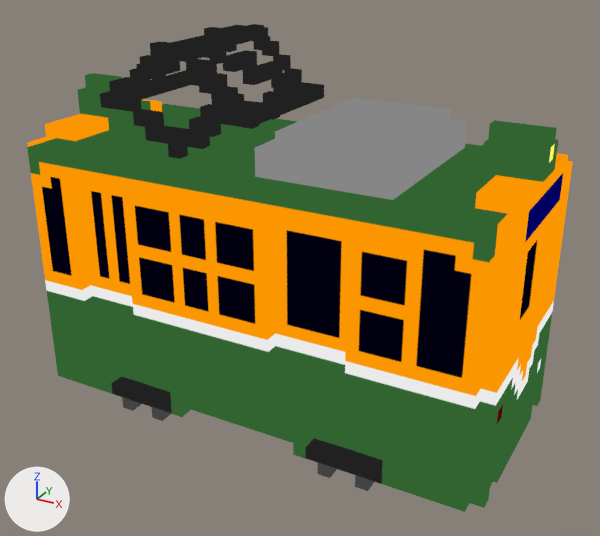
Two versions of the glTF model models/kagoshimashiden1.glb, one commit apart.
The view is the same before and after, from a 50 mm camera at (0.574, -1.037, 0.759) aimed at (0.004, -0.001, 0.241). The axes (+X, +Y, +Z) are drawn at lower left. The lights are the same throughout. The older version comes first. Where no turn or scale is listed for an object, it has been applied to the vertices.

In view in the first picture: 'kagoshimashiden1'.
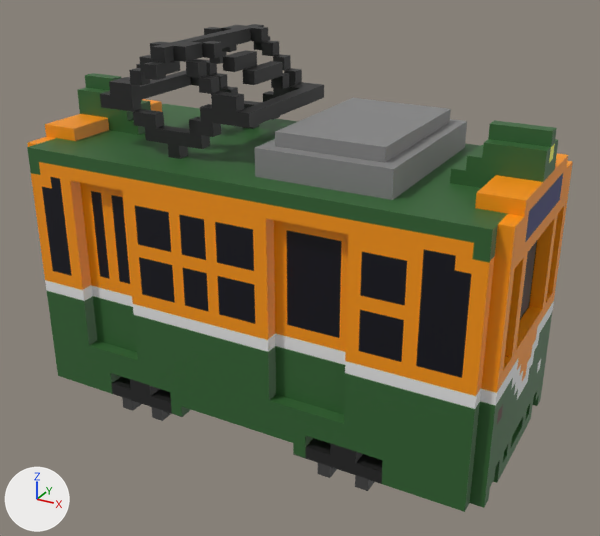
What differs and where, as boxes [x1, y1, x2, y2] in the pictures (600 x 536 px):
```json
{"object": "kagoshimashiden1", "change": "recoloured", "before": [27, 24, 573, 512], "after": [27, 24, 573, 512]}
```

The change, as JSON lines over the scene's bpy script:
```json
{"op": "remove", "block": "mat_material_kagoshimashiden1", "code": "n0 = _N.new('ShaderNodeEmission'); n0.name = 'Emission'"}
{"op": "remove", "block": "mat_material_kagoshimashiden1", "code": "n1 = _N.new('ShaderNodeLightPath'); n1.name = 'Light Path'"}
{"op": "remove", "block": "mat_material_kagoshimashiden1", "code": "n2 = _N.new('ShaderNodeBsdfTransparent'); n2.name = 'Transparent BSDF'"}
{"op": "remove", "block": "mat_material_kagoshimashiden1", "code": "n3 = _N.new('ShaderNodeMixShader'); n3.name = 'Mix Shader'"}
{"op": "add", "block": "mat_material_kagoshimashiden1", "code": "n8 = _N.new('ShaderNodeBsdfPrincipled'); n8.name = 'Principled BSDF'"}
{"block": "mat_material_kagoshimashiden1", "where": "n4 = _N.new('ShaderNodeOutputMaterial'); n4.name = 'Material Output'"}
{"block": "mat_material_kagoshimashiden1", "where": "n5 = _N.new('ShaderNodeMix'); n5.name = 'Mix'"}
{"op": "remove", "block": "mat_material_kagoshimashiden1", "code": "_L.new(n1.outputs[0], n3.inputs[0])  # 'Is Camera Ray' to 'Factor'"}
{"op": "remove", "block": "mat_material_kagoshimashiden1", "code": "_L.new(n2.outputs[0], n3.inputs[1])  # 'BSDF' to 'Shader'"}
{"op": "remove", "block": "mat_material_kagoshimashiden1", "code": "_L.new(n0.outputs[0], n3.inputs[2])  # 'Emission' to 'Shader'"}
{"op": "remove", "block": "mat_material_kagoshimashiden1", "code": "_L.new(n3.outputs[0], n4.inputs[0])  # 'Shader' to 'Surface'"}
{"op": "remove", "block": "mat_material_kagoshimashiden1", "code": "_L.new(n5.outputs[2], n0.inputs[0])  # 'Result' to 'Color'"}
{"op": "add", "block": "mat_material_kagoshimashiden1", "code": "_L.new(n8.outputs[0], n4.inputs[0])  # 'BSDF' to 'Surface'"}
{"op": "add", "block": "mat_material_kagoshimashiden1", "code": "_L.new(n5.outputs[2], n8.inputs[0])  # 'Result' to 'Base Color'"}
```
